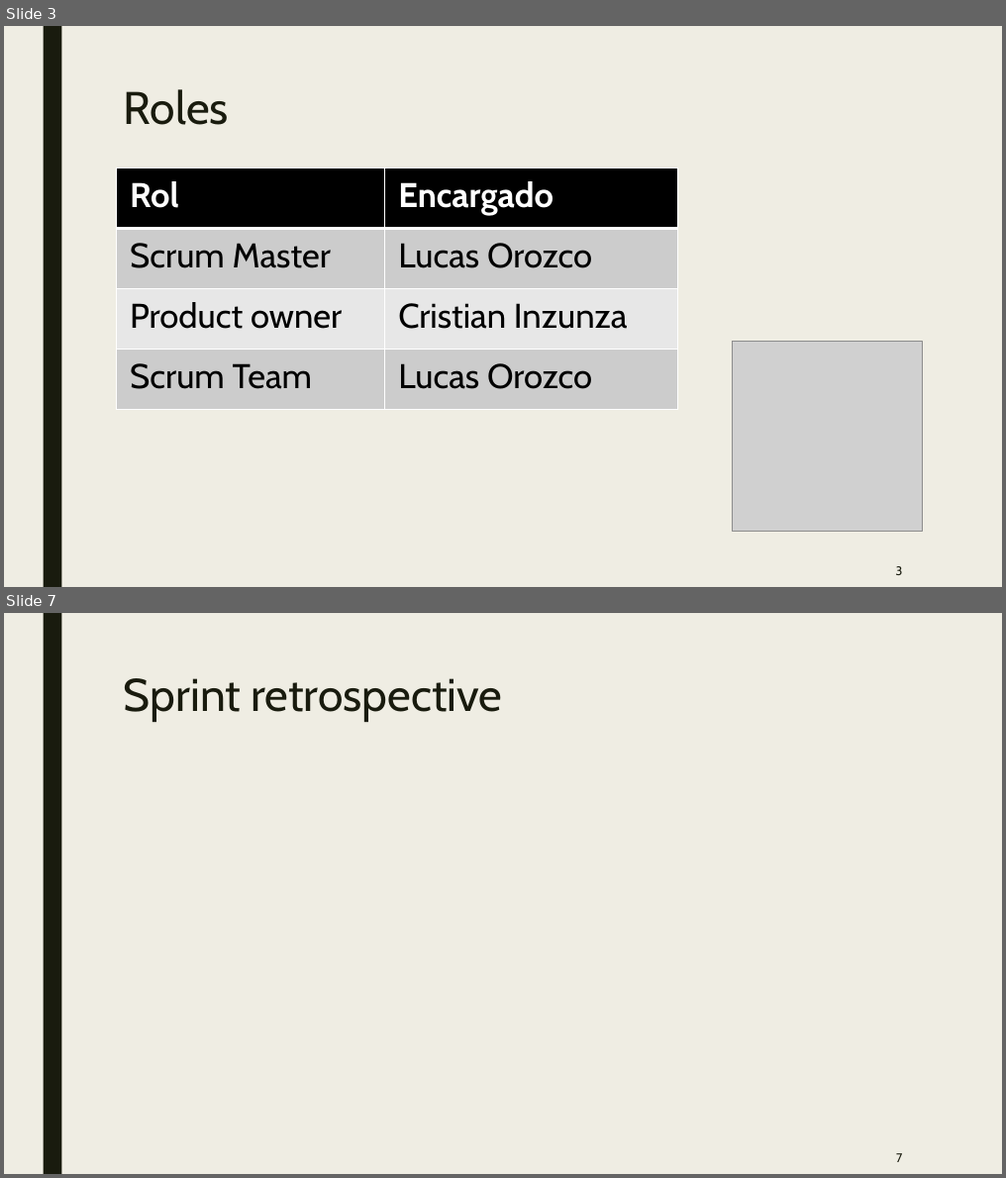
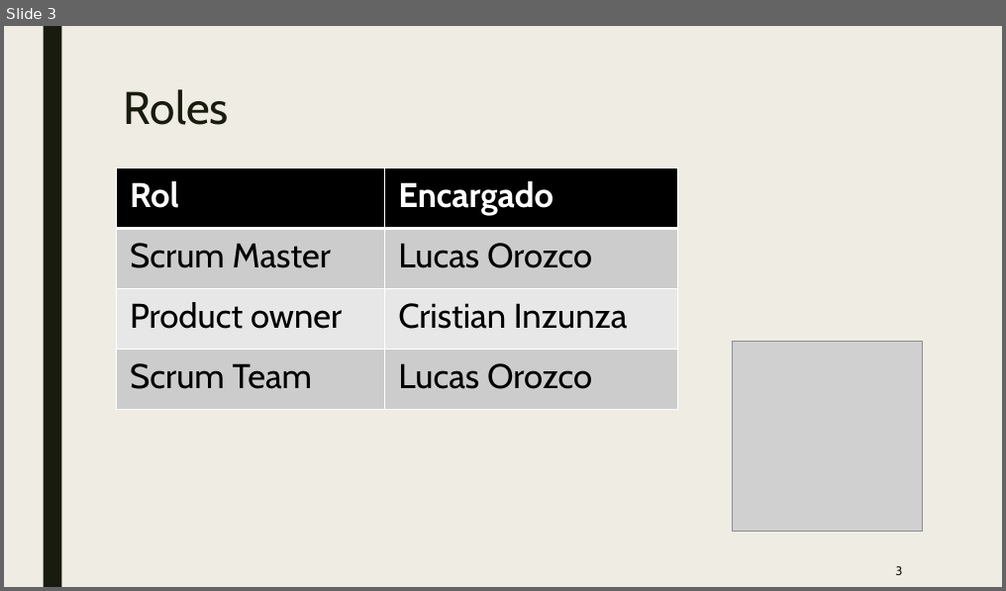
Before and after one commit to LucasOrozcoE/Evaluacion-sumativa3, a slide deck: actividad sumativa3.pptx. Shown one above the other, each under a label of ours: slides 3 and 7 before the commit, slide 3 after it; the slides between them are not shown. The pictures are 1006x1178 and 1006x591 pixels, drawn with LibreOffice and Linux fonts; fonts in the diff are those of the drawing; grey boxes stand for pictures. Boxes give left, top, right and bottom in pixels: in the first picture for what was removed or moved away, otherwise in the second. Text is boxed around its words. In the diff, an @@ line names an element or a change of style, - is before the commit and + after.

```diff
--- a/actividad sumativa3.pptx
+++ b/actividad sumativa3.pptx
@@ slide 7 removed at box(4, 613, 1002, 1174), background #EFEDE3; not listed: 1 template element that a slide beside it also shows @@
@@ title removed at box(124, 678, 502, 722) @@
-Sprint retrospective
@@ page number removed at box(896, 1154, 902, 1162) @@
-7
```
Also in this commit, not shown: 3 slides changed, 3 slides added, 1 other slide removed.
